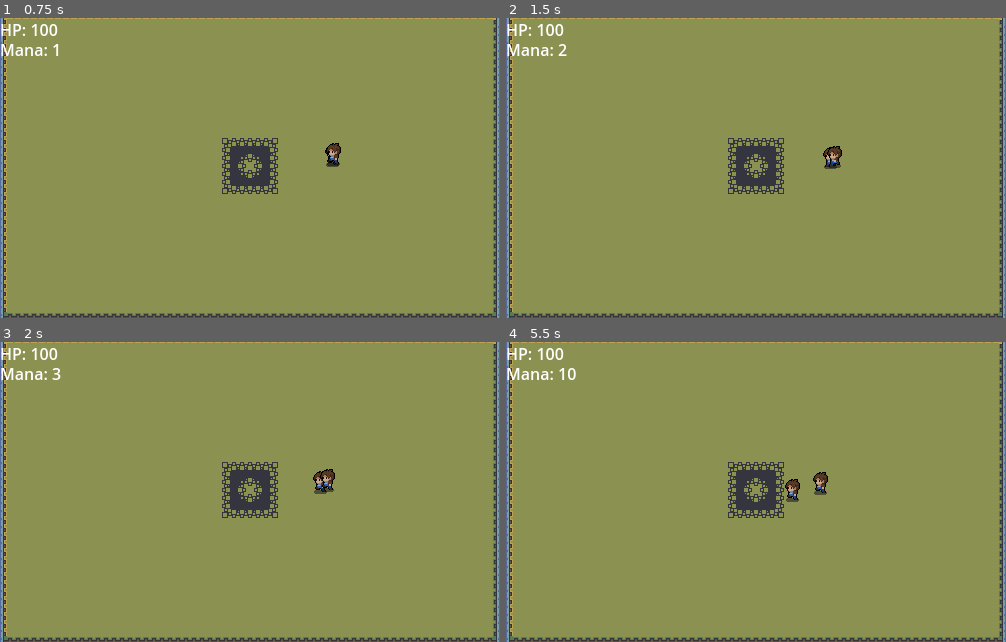
Above: before the commit, frames 1-4 (two rows, left to right).
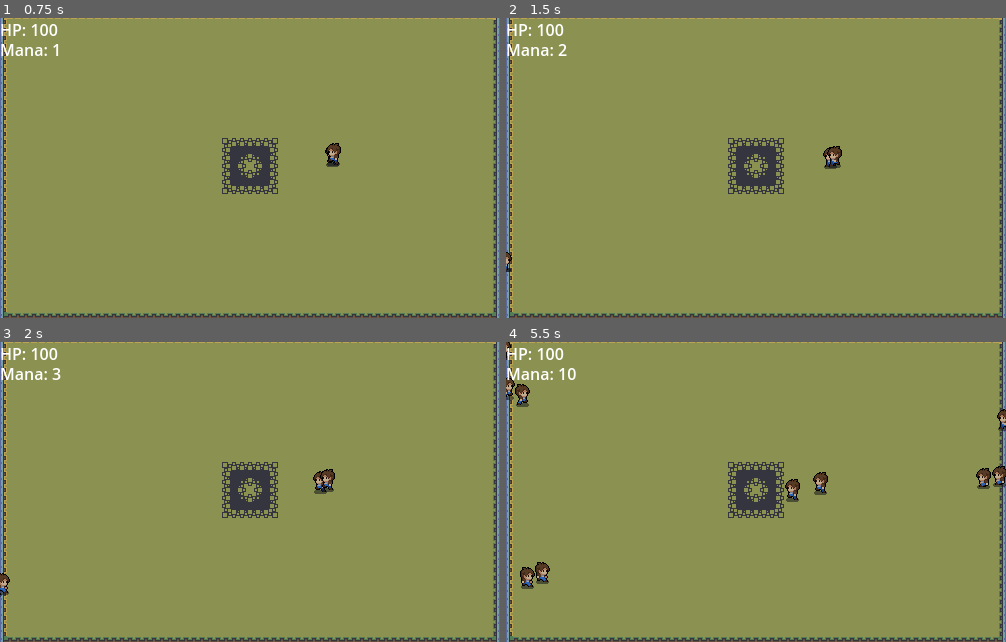
Above: after the commit, the same moments.

Repository: HarryLin349/WitchGame
Game: Godot game, scene res://overworld.tscn
Same seed, same stepped clock (60 frames per second), same inputs: the game is played once before the commit and once after it.
Inputs:
- Up to frame 1 (0.75 s): no input
- Up to frame 2 (1.5 s): no input
- Up to frame 3 (2 s): no input
- Up to frame 4 (5.5 s): no input

Frame 1 is identical in both runs. In frame 2, less than 0.1% of the frame differs, in the area x 0-2%, y 78-85%; in frame 3, 0.1%; in frame 4, 1.1%, in the area x 0-100%, y 0-83%.
Error before the commit: Parse Error: Expected closing ")" after grouping expression. (res://spawner.gd:41)

Commit message:
add enemy enum, ants spawn in groups

Diff:
--- a/slug.tscn
+++ b/slug.tscn
@@ -60,4 +60,4 @@
 position = Vector2(2, -2)
 sprite_frames = SubResource("SpriteFrames_8bm1v")
 animation = &"walk_right"
-frame_progress = 0.814742
+frame_progress = 0.67277
--- a/spawner.gd
+++ b/spawner.gd
@@ -1,4 +1,23 @@
 extends Node2D
+
+enum EnemyType {ANT, SLUG}
+
+# Dictionary with creatures and their probabilities
+var enemy_dict = {
+	EnemyType.ANT: 70,  # 70% chance for ant
+	EnemyType.SLUG: 30  # 30% chance for slug
+}
+
+func pick_random_enemy() -> int:
+	var random_value = randi() % 100
+	var accumulated_weight = 0
+
+	for enemy_type in enemy_dict:
+		accumulated_weight += enemy_dict[enemy_type]
+		if random_value < accumulated_weight:
+			return enemy_type
+
+	return EnemyType.ANT  # Fallback, in case something goes wrong
 
 
 @onready var antScene = preload("res://ant.tscn")
@@ -18,7 +37,7 @@
 
 func _on_timer_timeout() -> void:
 	#get the width and height of the screen
-	var enemyInstance = antScene.instantiate() if randf() < 0.5 else slugScene.instantiate()
+	var enemyInstance = antScene.instantiate() if randf() < 0.8 else slugScene.instantiate()
 
 	var screen_size = get_viewport_rect().size
 	var width = screen_size.x
@@ -27,15 +46,33 @@
 	var spawnX = -width / 2 - 10 if randf() < 0.5 else width / 2 + 10
 	var spawnY = randf_range(-50 - height / 2, 50 + height / 2)
 
+	var random_enemy = pick_random_enemy()
+	match random_enemy:
+		EnemyType.ANT:
+			var numAnts = 2 if randf() < 0.5 else 3
+			spawnEnemy(antScene.instantiate(), Vector2(spawnX, spawnY), 3, 0.8)
+		EnemyType.SLUG:
+			spawnEnemy(slugScene.instantiate(), Vector2(spawnX, spawnY), 1, 0.8)
+
+
+
+	spawnEnemy(enemyInstance, Vector2(spawnX, spawnY), 1, 0.8)
+
 	enemyInstance.position = Vector2(spawnX, spawnY)
 	# add instance to the scene
 	add_child(enemyInstance)
 	pass
 
-func spawnAnts(spawnPosition: Vector2, amount: int) -> void:
-	# spawn amount ants with 1 second between
+func spawnEnemy(enemy: Node, spawnPosition: Vector2, amount: int = 1, delay: float = 0.8) -> void:
 	for i in range(amount):
-		var enemyInstance = antScene.instance()
-		enemyInstance.position = spawnPosition
-		add_child(enemyInstance)
-		await (get_tree().create_timer(1.0), "timeout"
+		#var enemyInstance = enemy.instance()
+		enemy.position = spawnPosition
+		add_child(enemy)
+		await get_tree().create_timer(delay).timeout
+
+#func spawnSlugs(spawnPosition: Vector2, amount: int)-> void:
+	#for i in range(amount):
+		#var enemyInstance = slugScene.instance()
+		#enemyInstance.position = spawnPosition
+		#add_child(enemyInstance)
+		#await get_tree().create_timer(1.0).timeout
Not shown, added: .DS_Store
